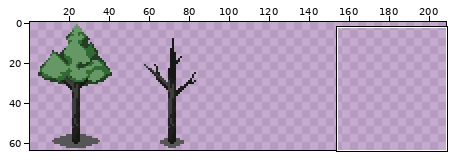
A sprite sheet gets an edit: Assets/Charator/object/collider/obj_tree.png. Above, an overview of the earlier version with the close-up marked.
Close-up. Before the commit:
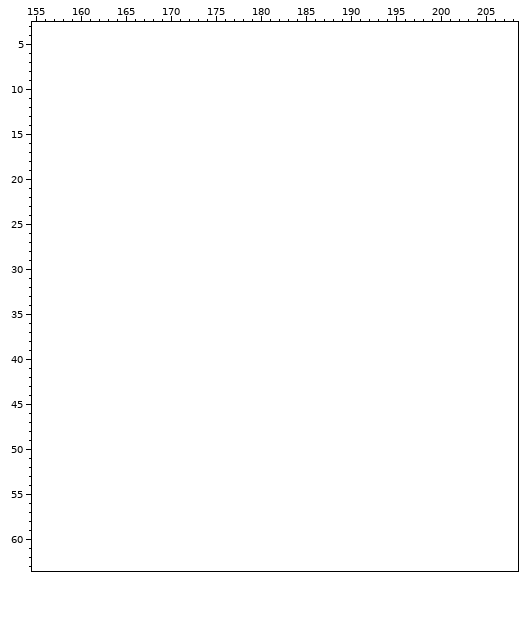
The file is 96x64 pixels. Colours within 5 levels of each other are drawn and written as one. Shown: x 155..208, y 3..63. The old version is drawn lined up with the new one, on the new canvas. The wide view leaves out empty margins. The commit also changed other parts of the picture, which this record leaves out.
After:
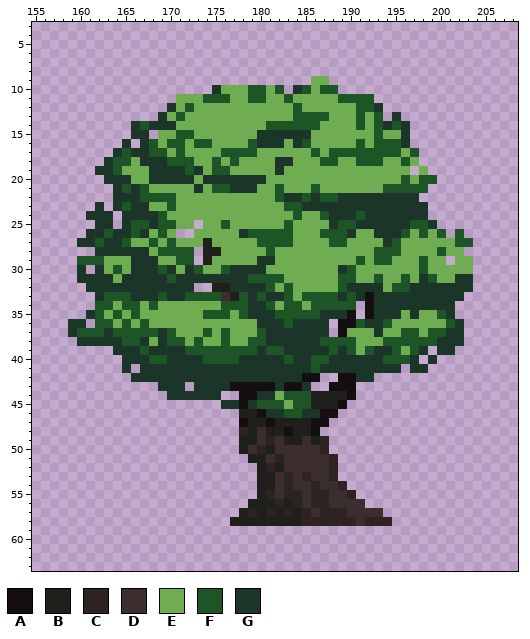
Palette (. is transparent): A #150e10  B #1f1f1c  C #2c2322  D #3c2e2e  E #70ac52  F #1e5527  G #1c3529
Diff:
canvas 96x64 -> 210x64
Changed rows in their new state; - is an unchanged pixel.
first column x 159:
 9 ---------------------------EE----------------
10 ----------------GEEEFFEF-GFEFF---------------
11 ------------EEEFFFEEFFEEFEEEEEFFFF-----------
12 -----------GEFEEEEEEEEEEEFEEEEEEFFG----------
13 ----------GEFEEEEEEEEEEEEFFFFEEEFEF-G--------
14 -------GFGGGEEEEEEEEEEFFFFFFEEEEFEFGFG-------
15 -------GG-EEFFEEEEEEEGGGGGGEEEEEEEFEEG-------
16 ------G-GFEFFEFFEEEEFGGGEGFEEEEEFEFFFG-------
17 -----GFGGFFEFEEEEFFFFEEEEEEFEFFFFFFFFEF------
18 ----GFFEGGGFFFEEFEFEEEEGGEEEFFEEFFFEEFE------
19 ---GGFEEEGGGGFGEFFEEEEEGEEEEEEEEEEEEEE-E-----
20 ----GGGEEGGGGGEGGGGGGGEEEEEEEEEEEEEEEFEFF----
21 -----GFGFEEEEEGEFFGGGEEFEEEFEEEEEEEFFFFF-----
22 -----GGGFFFFEEEEEEEEEEEFGGFGFFGGGGGGGGG------
23 ---G-GFGGEEFEEEEEEEEEEEEFFGGGGGGGGGGGGGG-----
24 --GGG-GGGGFEEEEEEEEEEEEEEFEEFGGGFGGGGGGG-----
25 ---GG-GFFGFFEE-EEFEEEEEEFEEEEGFFGGGGGGFFG----
26 --GGFGGFGEFE--EEEEEGFFFFFEEEFFFGEEGGGFEFEF-F-
27 -GGFGGFEEFEFEEEBEEEEEFFFFEEEEFFEEEEGFEEEEEEFF
28 ---GGGGGGEFFFF-BBEEEEEFEEEEEEEEEEEFFFEEEEFEE-
29 -FFFEEEGGGEEFF-BEEEEEGGEEEEEEEEEFEFFEEEFEE-EE
30 -G-GEFEGGGFGEGFEEFGGGGEEEEEEEEGFEEEEEEEFEEEEE
31 -GGGGEGGGGGFGGGGGGGGFFFFEEEEEEFFEEFEEFEGFEEGG
32 --GGGGGGGGGGGG--BBGGGGFEFEEEEEFGGGGEFFGGGGGGG
33 ---GFFFGGGFGGFFFFDBFGFGGFEFFFFGFGAGGGGGGGGGG-
34 ---FFEFFEFEEEEEEEFFFGGFEFFEFFFFF-AGGGGGGGGG--
35 --GFEFEFEEEEEEEFFFEFGGGFFFFFGGGA-AGGGEGEEFG--
36 GG-FFEFEFEEEEEEEEEEEEGGGFGGGG-AAFGGFEEEEEEFG-
37 GFFFGFFFFFGFEEEFEFEEEFGGGGGGG-AEEEGEEFFEFFGG-
38 -GGGGGFFGEGFFEFEEFEEFFGGGGGGFFFFEEEFFFFFFGGG-
39 -----GGGFGGGGFFFFFFFFGFFGGGGGFGFEFGGFEFG-GG--
40 ------GGGFFGGGGFFFFGGGGGFGGFFGGGGGGFFFG-G----
41 ------G-GGGGGGGGGGGGGGGGGGGFGGGGGGGGG-GG-----
42 -------GGGGGGGGGGGGGGGGGGGAA--AAGG-----------
43 ----------GGG-GGGGAAAAAGAAG--AAA-------------
44 -----------GGGGGG--AAGGEFFFBBBBA-------------
45 -----------------GGAGFFFEFFBBBA--------------
46 -------------------BBAGGFFGGAA---------------
47 -------------------ABBABBBBAA----------------
48 -------------------CBDBBABBA-----------------
49 -------------------BBDCDBBDBC----------------
50 -------------------BDCBDDDDDC----------------
51 --------------------BBDCDDDDDC---------------
52 ---------------------BCBDDDDDC---------------
53 ---------------------BBDCDCDDC---------------
54 ---------------------BBDCDDCDDC--------------
55 ---------------------BCDCCDCCDDC-------------
56 --------------------BBBCBCDCCDDDD------------
57 -------------------BCBCBCBCDCCCDDDD----------
58 ------------------BBBBBBBBCCCCCCDCCC---------
Boxes around the changes in both close-ups, in picture pixels (x1, y1, x2, y2):
added: (68, 76, 473, 526)
